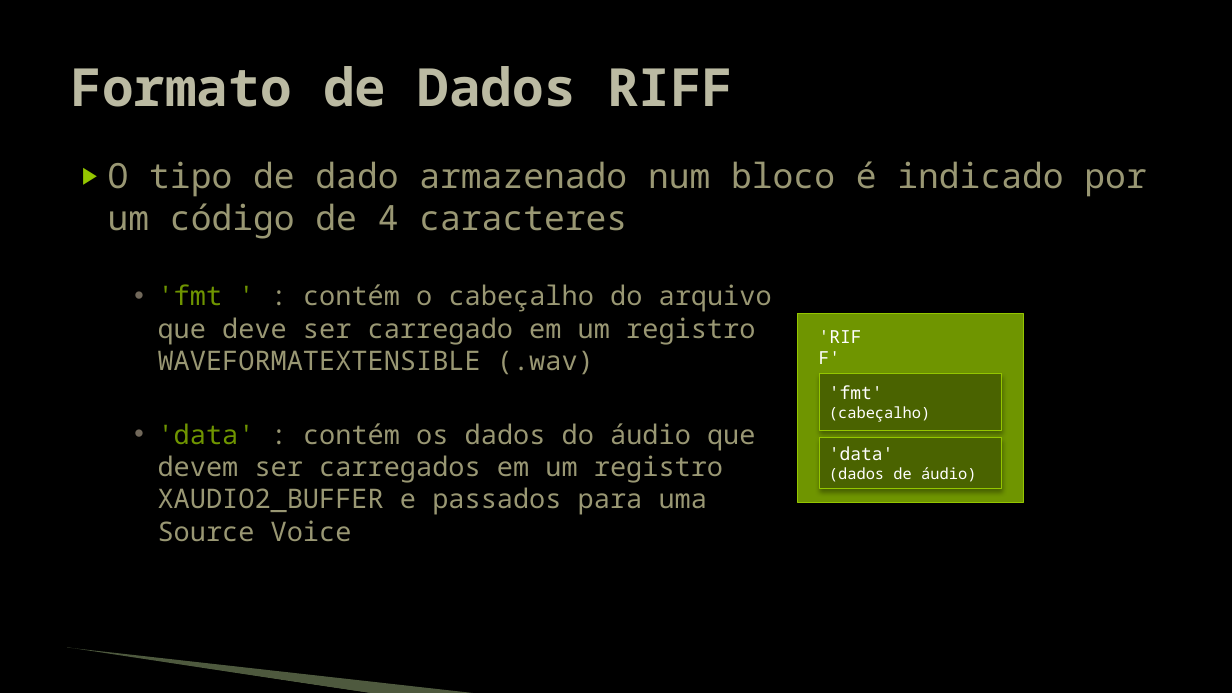
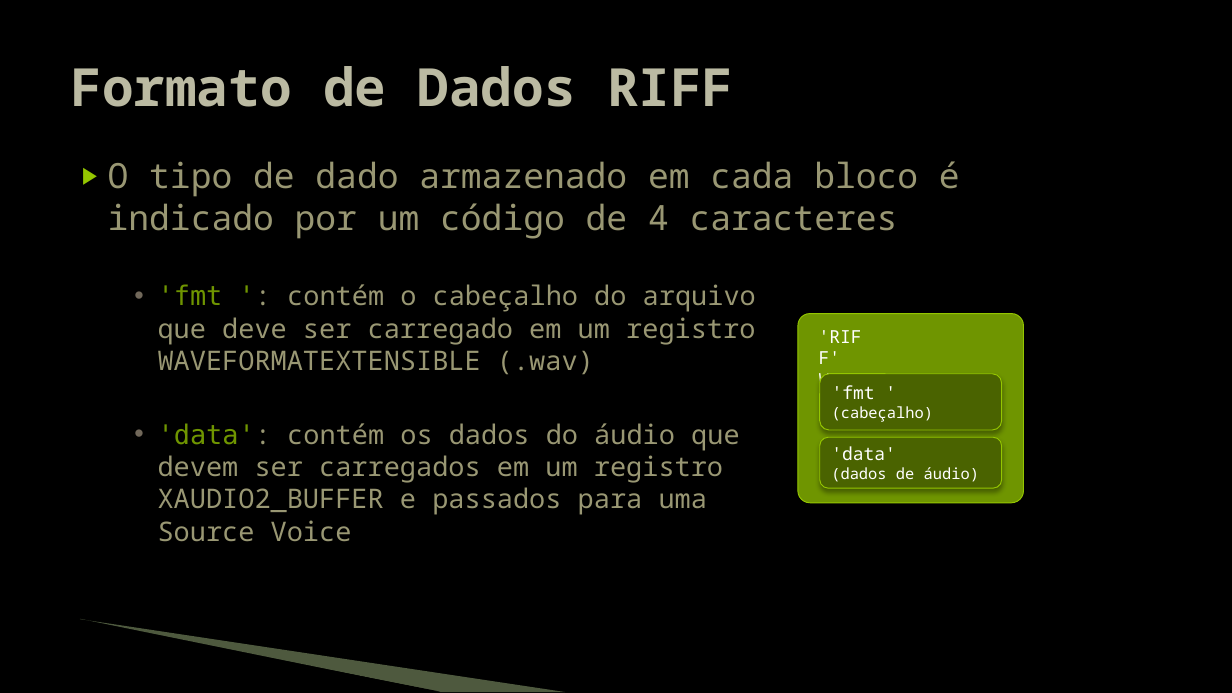
Before and after one commit to JudsonSS/Jogos, a slide deck: slide 17 of Slides/15. Reprodução de Áudio.pptx. Drawn at 1232x693 pixels with LibreOffice and Linux fonts; fonts in the diff are those of the drawing; background and template pictures are left out. Boxes give left, top, right and bottom in pixels: in the first picture for what was removed or moved away, otherwise in the second. Text is boxed around its words. In the diff, an @@ line names an element or a change of style, - is before the commit and + after.

```diff
--- a/Slides/15. Reprodução de Áudio.pptx
+++ b/Slides/15. Reprodução de Áudio.pptx
@@ text at [108, 161, 960, 541]: text changed @@
-▶ O tipo de dado armazenado num bloco é indicado por um código de 4 caracteres
-    • 'fmt ' : contém o cabeçalho do arquivo
-      que deve ser carregado em um registro
-      WAVEFORMATEXTENSIBLE (.wav)
-    • 'data' : contém os dados do áudio que
-      devem ser carregados em um registro
-      XAUDIO2_BUFFER e passados para uma
-      Source Voice
+▶ O tipo de dado armazenado em cada bloco é
+  indicado por um código de 4 caracteres
+    • 'fmt ': contém o cabeçalho do arquivo
+      que deve ser carregado em um registro
+      WAVEFORMATEXTENSIBLE (.wav)
+    • 'data': contém os dados do áudio que
+      devem ser carregados em um registro
+      XAUDIO2_BUFFER e passados para uma
+      Source Voice
@@ rectangle to rounded rectangle in 3 elements at [820, 373, 1002, 430], [820, 437, 1002, 488], [799, 313, 1024, 503] @@
@@ text in rounded rectangle at [832, 385, 934, 422]: spaces changed @@
-'fmt'
-(cabeçalho)
+'fmt '
+(cabeçalho)
@@ freeform shape: place and size @@
-freeform shape at [66, 649, 374, 693]
+freeform shape at [78, 621, 440, 692]
@@ freeform shape: place and size @@
-freeform shape at [67, 648, 481, 693]
+freeform shape at [80, 619, 566, 692]
```
Also in this commit, not shown: 19 other slides changed.
